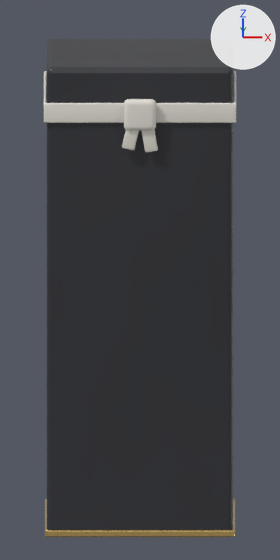
What one commit did to the Blender file design/blender/cssdojo-studio.blend.
Before and after are seen from the file's camera 'Cam Pillar'. The axes (+X, +Y, +Z) are drawn at upper right. The lights are the same throughout. The older version comes first.

Objects in the first picture: 'Pillar Belt Band', 'Pillar Belt Knot', 'Pillar Belt Tail L', 'Pillar Belt Tail R', 'Pillar Column', 'Pillar Foot'.
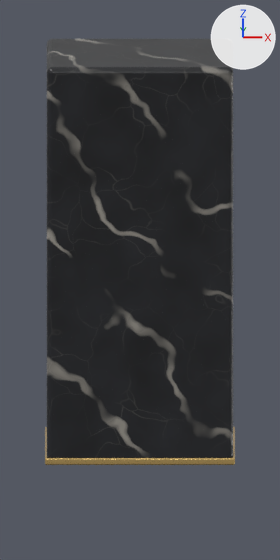
The change, as a diff of the scene's bpy script:
```diff
--- a/design/blender/cssdojo-studio.blend.py
+++ b/design/blender/cssdojo-studio.blend.py
@@ mat_marble_nero @@
+mat_marble_nero = bpy.data.materials.new('Marble Nero')
+# nodes: BsdfPrincipled, MapRange, Mapping, Mix, NewGeometry, OutputMaterial, TexCoord, TexNoise, TexVoronoi, TexWave, ValToRGB, VectorMath
+# colours: black #000000, white #ffffff, black #141518, black #23252a, grey #9a968e, dark grey #3a3c42, grey #737373
@@ me_pillar_column_001 @@
 # used by ob_pillar_column; location = (2000.0, 0.0, 0.0)
-me_pillar_column_001.from_pydata(...)  # 8 vertices, 6 faces; spans x -50.0..50.0, y -32.0..32.0, z -260.0..0.0
-me_pillar_column_001.materials.append(mat_basalt_honed)
+me_pillar_column_001.from_pydata(...)  # 8 vertices, 6 faces; spans x -50.0..50.0, y -32.0..32.0, z -220.0..0.0
+# me_pillar_column_001 part 1: the whole mesh is scaled about the mesh origin by (1, 1, 0.846)
+me_pillar_column_001.materials.append(mat_marble_nero)
@@ me_pillar_foot_001 @@
 # used by ob_pillar_foot; location = (2000.0, 0.0, 0.0)
-me_pillar_foot_001.from_pydata(...)  # 8 vertices, 6 faces; spans x -50.9..50.9, y -32.9..32.9, z -260.0..-256.0
+me_pillar_foot_001.from_pydata(...)  # 8 vertices, 6 faces; spans x -50.9..50.9, y -32.9..32.9, z -220.0..-216.0
+# me_pillar_foot_001 part 2: the whole mesh is moved by (0.0, 0.0, 40.0)
 me_pillar_foot_001.materials.append(mat_brass_satin)
@@ ob_pillar_belt_knot @@
-ob_pillar_belt_knot = bpy.data.objects.new('Pillar Belt Knot', me_cube_001)
-ob_pillar_belt_knot.location = (2000.0, -36.6, -24.5)
-ob_pillar_belt_knot.scale = (1.45, 1.2, 1.45)
-_m = ob_pillar_belt_knot.modifiers.new('Bevel', 'BEVEL')
-_m.width = 3.0
-_m.width_pct = 3.0
-_m.segments = 6
@@ ob_pillar_belt_tail_l @@
-ob_pillar_belt_tail_l = bpy.data.objects.new('Pillar Belt Tail L', me_cube_002)
-ob_pillar_belt_tail_l.location = (1995.4, -35.8, -35.5)
-ob_pillar_belt_tail_l.rotation_euler = (0.0, 0.227, 0.0)  # degrees (0, 13, 0)
-ob_pillar_belt_tail_l.scale = (1.35, 1.4, 0.85)
-_m = ob_pillar_belt_tail_l.modifiers.new('Bevel', 'BEVEL')
-_m.width = 0.7
-_m.width_pct = 0.7
-_m.segments = 4
@@ ob_pillar_belt_tail_r @@
-ob_pillar_belt_tail_r = bpy.data.objects.new('Pillar Belt Tail R', me_cube_003)
-ob_pillar_belt_tail_r.location = (2004.8, -35.5, -36.5)
-ob_pillar_belt_tail_r.rotation_euler = (0.0, -0.175, 0.0)  # degrees (0, -10, 0)
-ob_pillar_belt_tail_r.scale = (1.35, 1.4, 0.88)
-_m = ob_pillar_belt_tail_r.modifiers.new('Bevel', 'BEVEL')
-_m.width = 0.7
-_m.width_pct = 0.7
-_m.segments = 4
@@ ob_pillar_belt_band @@
-ob_pillar_belt_band = bpy.data.objects.new('Pillar Belt Band', me_pillar_belt_band_001)
-ob_pillar_belt_band.location = (2000.0, 0.0, 11.0)
-_m = ob_pillar_belt_band.modifiers.new('Bevel', 'BEVEL')
-_m.width = 1.2
-_m.width_pct = 1.2
-_m.segments = 4
```

Location of each change, [x1, y1, x2, y2] in pixels of the pictures (280 x 560 px; the box of a moved part takes in the faces that stretch with it):
'Pillar Column', recoloured, mesh rescaled (15% shorter): before [47, 39, 233, 530]; after [47, 39, 233, 458]
'Pillar Belt Band', deleted: before [44, 71, 236, 123]
'Pillar Foot', moved: before [45, 499, 235, 537]; after [45, 427, 235, 465]
'Pillar Belt Knot', deleted: before [124, 99, 156, 130]
'Pillar Belt Tail R', deleted: before [141, 130, 158, 152]
'Pillar Belt Tail L', deleted: before [122, 130, 139, 150]
part 1 of me_pillar_column_001, moved or reshaped: before [47, 42, 233, 530]; after [47, 42, 233, 458]
